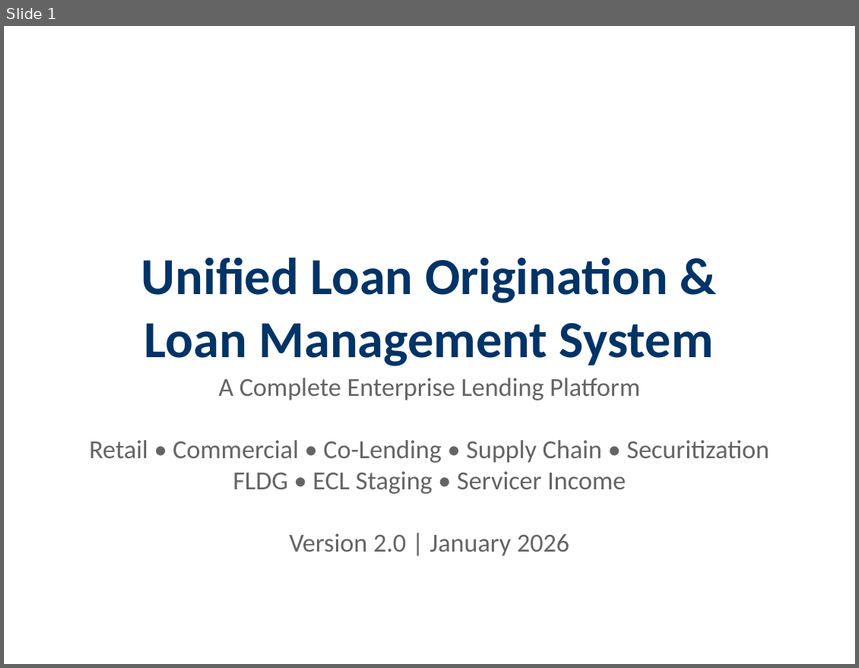
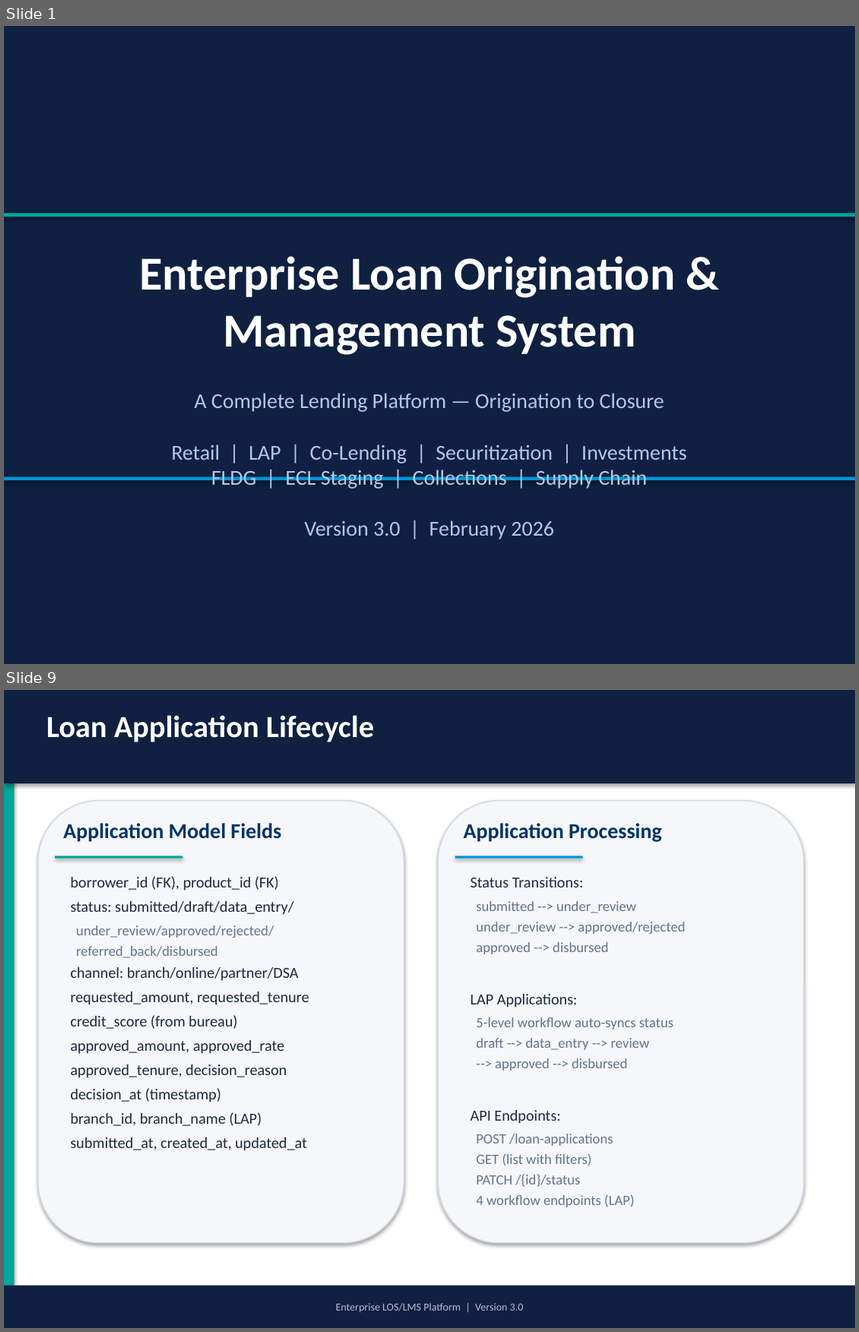
Before and after one commit to harshitrathi14/LOS-LMS, a slide deck: docs/LOS_LMS_System_Presentation.pptx. Shown one above the other, each under a label of ours: slide 1 before the commit, slides 1 and 9 after it; the slides between them are not shown. The pictures are 859x668 and 859x1332 pixels, drawn with LibreOffice and Linux fonts; fonts in the diff are those of the drawing. Boxes give left, top, right and bottom in pixels: in the first picture for what was removed or moved away, otherwise in the second. Text is boxed around its words. In the diff, an @@ line names an element or a change of style, - is before the commit and + after.

```diff
--- a/docs/LOS_LMS_System_Presentation.pptx
+++ b/docs/LOS_LMS_System_Presentation.pptx
@@ slide 9 added at <box>4,690,855,1328</box>, background #FFFFFF @@
@@ rectangle added at <box>4,690,14,1328</box>, fill #00A699 @@
@@ rectangle added at <box>4,690,855,783</box>, fill #0F2041 @@
@@ text added at <box>47,715,374,742</box>, 26 pt, text #FFFFFF, bold @@
+Loan Application Lifecycle
@@ rounded rectangle added at <box>38,801,404,1243</box>, fill #F5F7FA, outline #D2DAE2 1 pt @@
@@ rounded rectangle added at <box>438,801,804,1243</box>, fill #F5F7FA, outline #D2DAE2 1 pt @@
@@ text added at <box>63,823,281,842</box>, 18 pt, text #003366, bold @@
+Application Model Fields
@@ text added at <box>464,823,662,842</box>, 18 pt, text #003366, bold @@
+Application Processing
@@ rectangle added at <box>55,856,183,859</box>, fill #00A699 @@
@@ rectangle added at <box>455,856,583,859</box>, fill #0096D6 @@
@@ text added at <box>70,876,310,1151</box>, 13 pt, text #1E293B @@
+borrower_id (FK), product_id (FK)
+status: submitted/draft/data_entry/
+under_review/approved/rejected/
+referred_back/disbursed
+channel: branch/online/partner/DSA
+requested_amount, requested_tenure
+credit_score (from bureau)
+approved_amount, approved_rate
+approved_tenure, decision_reason
+decision_at (timestamp)
+branch_id, branch_name (LAP)
+submitted_at, created_at, updated_at
@@ text added at <box>471,877,685,1208</box>, 12 pt, text #64748B @@
+Status Transitions:
+submitted --> under_review
+under_review --> approved/rejected
+approved --> disbursed
+LAP Applications:
+5-level workflow auto-syncs status
+draft --> data_entry --> review
+--> approved --> disbursed
+API Endpoints:
+POST /loan-applications
+GET (list with filters)
+PATCH /{id}/status
+4 workflow endpoints (LAP)
@@ rectangle added at <box>4,1286,855,1328</box>, fill #0F2041, 9 pt, text #B4BED2 @@
+Enterprise LOS/LMS Platform | Version 3.0
@@ slide 1 changed as well @@
@@ background #FFFFFF to #0F2041 @@
@@ rectangle added at <box>4,213,855,217</box>, fill #00A699 @@
@@ text at <box>139,256,676,355</box>: text changed; size 44 to 40 pt; text colour #003366 to #FFFFFF @@
-Unified Loan Origination &
-Loan Management System
+Enterprise Loan Origination &
+Management System
@@ text at <box>171,393,687,540</box>: text changed; size 22 to 18 pt; text colour #646464 to #B4C8E6 @@
-A Complete Enterprise Lending Platform
-Retail • Commercial • Co-Lending • Supply Chain • Securitization
-FLDG • ECL Staging • Servicer Income
-Version 2.0 | January 2026
+A Complete Lending Platform — Origination to Closure
+Retail | LAP | Co-Lending | Securitization | Investments
+FLDG | ECL Staging | Collections | Supply Chain
+Version 3.0 | February 2026
@@ rectangle added at <box>4,477,855,480</box>, fill #0096D6 @@
```
Also in this commit, not shown: 2 other slides changed, 48 other slides added, 23 slides removed, 32 other files.
